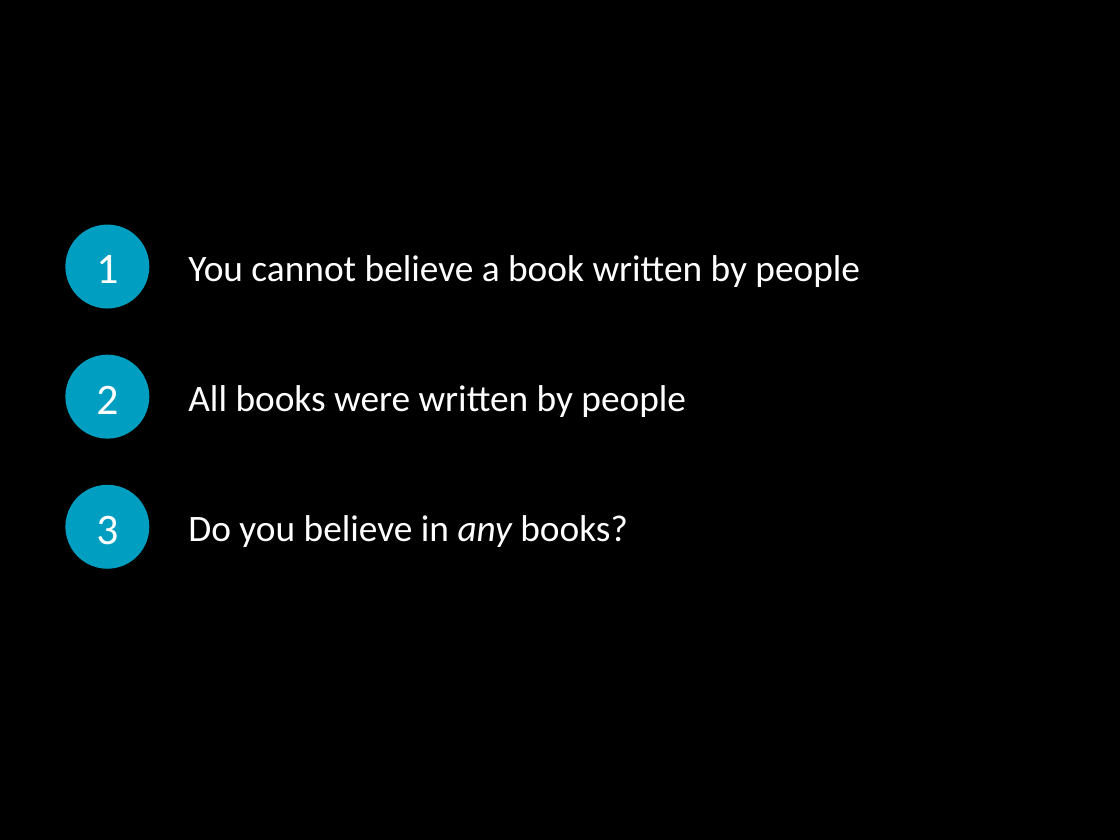
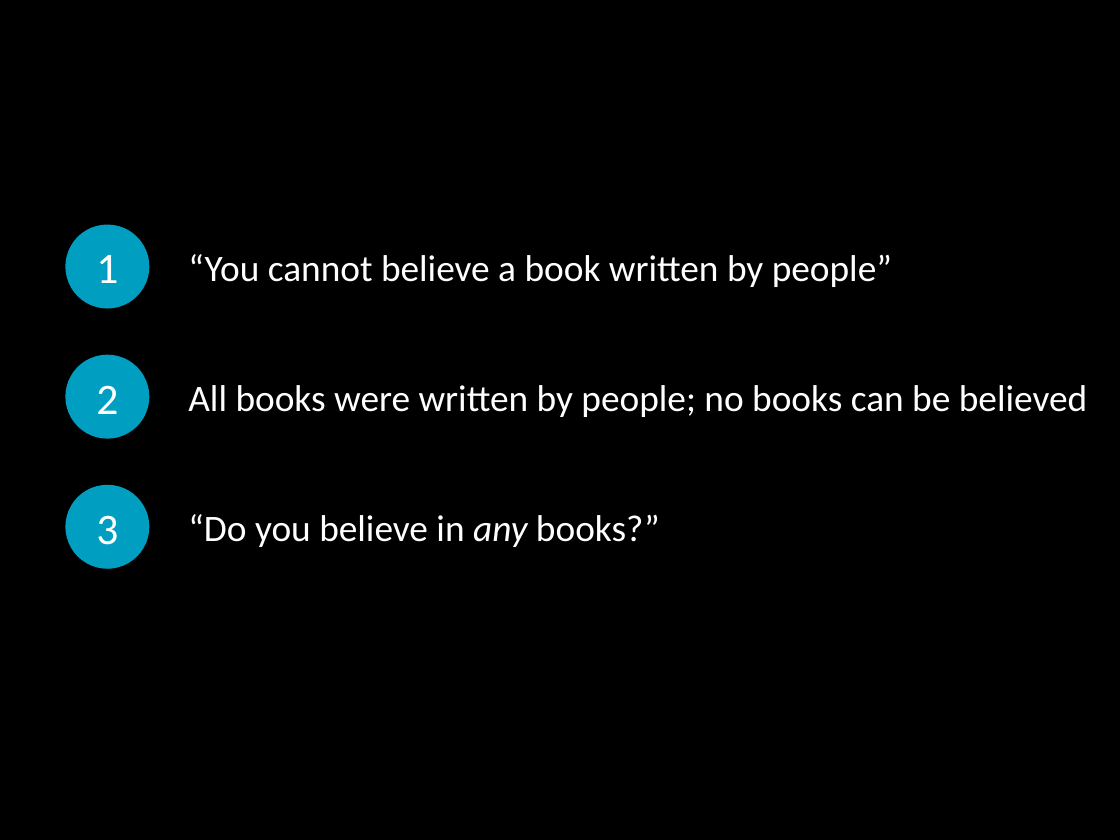
Before and after one commit to LukeMurphey/Ai1L, a slide deck: slide 4 of companion-website/public/files/Overflow. Reductio Ad Absurdum.pptx. Drawn at 1120x840 pixels with LibreOffice and Linux fonts; fonts in the diff are those of the drawing. Boxes give left, top, right and bottom in pixels: in the first picture for what was removed or moved away, otherwise in the second. Text is boxed around its words. In the diff, an @@ line names an element or a change of style, - is before the commit and + after.

Commit message:
Updating slides

```diff
--- a/companion-website/public/files/Overflow. Reductio Ad Absurdum.pptx
+++ b/companion-website/public/files/Overflow. Reductio Ad Absurdum.pptx
@@ text at (188,254,892,287): text changed @@
-You cannot believe a book written by people
+“You cannot believe a book written by people”
@@ text at (188,385,1087,417): text changed @@
-All books were written by people
+All books were written by people; no books can be believed
@@ text at (188,514,660,547): text changed @@
-Do you believe in any books?
+“Do you believe in any books?”
```
Also in this commit, not shown: 1 other slide changed, 4 other files.
